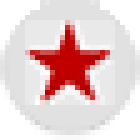
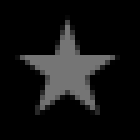
Comparing the layer stacks of the two 140 × 140 images. Changes:
showed "Layer 1", painted on it over [0, 0, 140, 140]
removed layer "Layer 6" over [25, 20, 115, 105]
removed layer "Layer 5" over [25, 20, 115, 105]
removed layer "Layer 0" over [0, 0, 140, 140]
